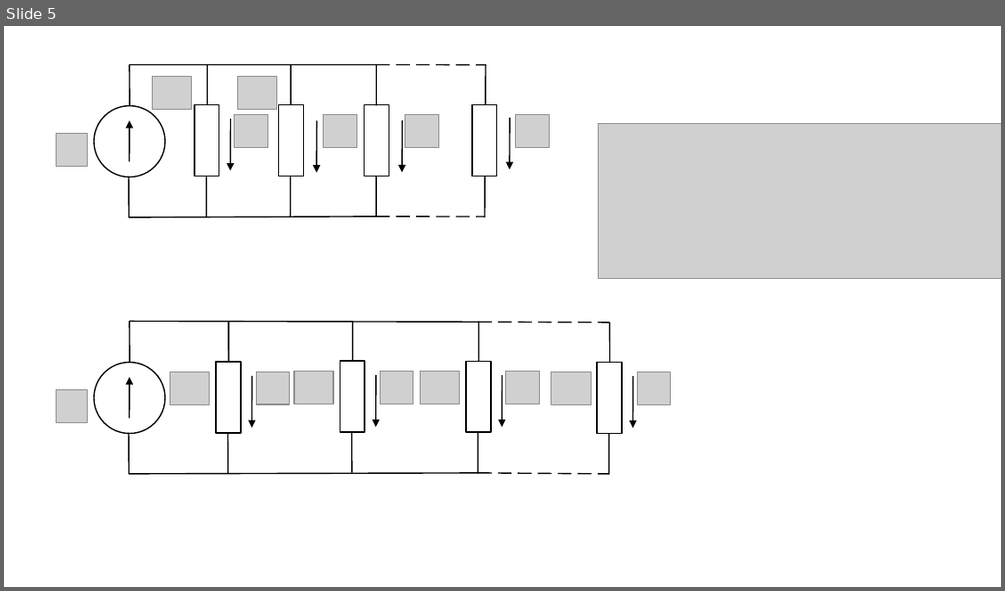
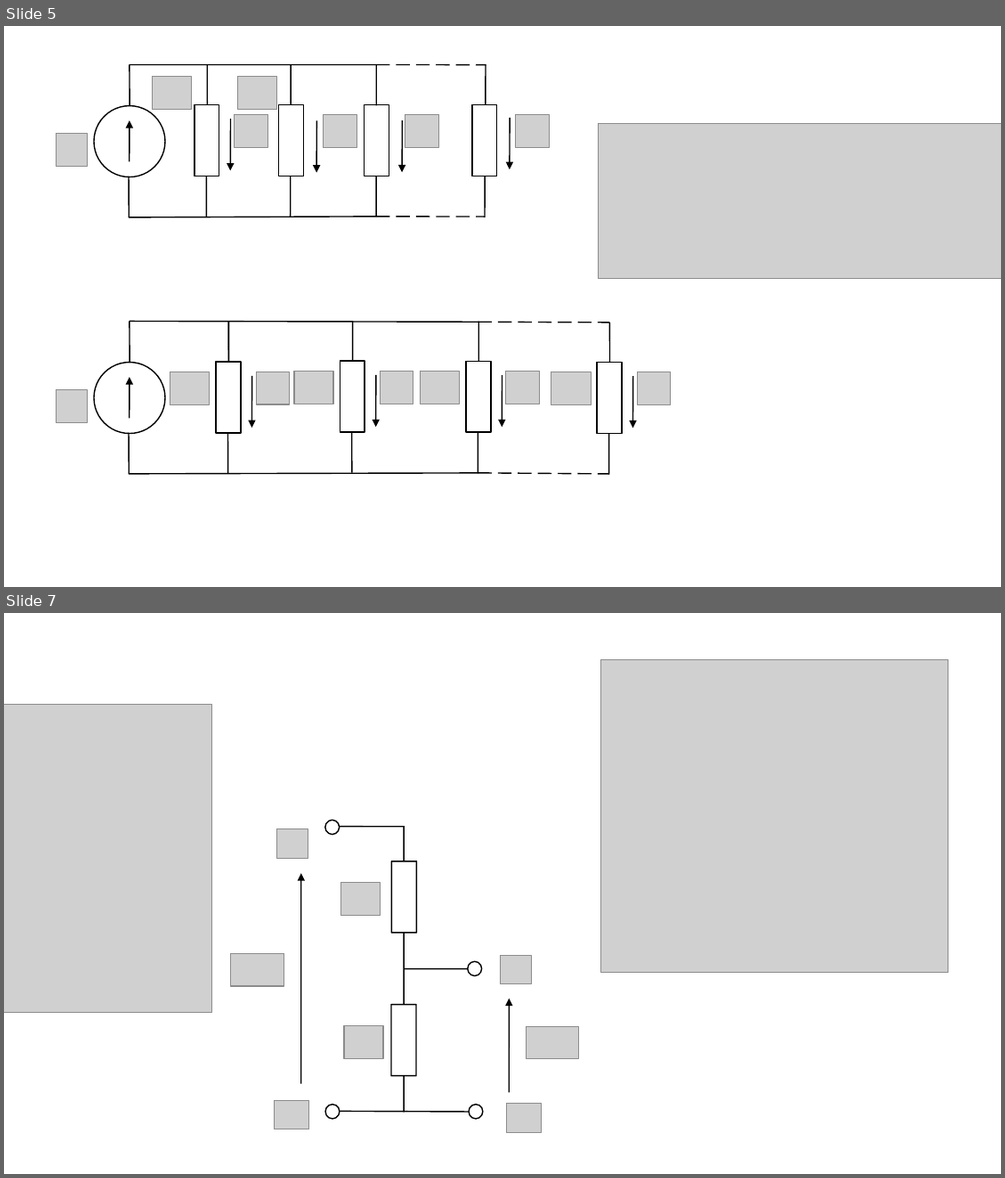
Before and after one commit to Galindo-lab/galindo-site, a slide deck: diagramas.odp. Shown one above the other, each under a label of ours: slide 5 before the commit, slides 5 and 7 after it; the slides between them are not shown. The pictures are 1005x591 and 1005x1178 pixels, drawn with LibreOffice and Linux fonts; fonts in the diff are those of the drawing; grey boxes stand for pictures. Boxes give left, top, right and bottom in pixels: in the first picture for what was removed or moved away, otherwise in the second. Text is boxed around its words. In the diff, an @@ line names an element or a change of style, - is before the commit and + after.

```diff
--- a/diagramas.odp
+++ b/diagramas.odp
@@ slide 7 added at (x1=4, y1=613, x2=1001, y2=1174), background #FFFFFF @@
@@ picture added at (x1=601, y1=659, x2=948, y2=972) @@
@@ picture added at (x1=4, y1=705, x2=212, y2=1013) @@
@@ ellipse added at (x1=325, y1=820, x2=340, y2=835), fill #FFFFFF, outline #000000 0.99 pt @@
@@ picture added at (x1=277, y1=829, x2=307, y2=858) @@
@@ line added from (333, 827) to (404, 827), #000000 0.99 pt @@
@@ line added from (404, 827) to (404, 1112), #000000 0.99 pt @@
@@ arrow added from (301, 1083) to (301, 874), #000000 0.99 pt @@
@@ freeform shape added at (x1=391, y1=860, x2=417, y2=933), fill #000000 @@
@@ freeform shape added at (x1=392, y1=860, x2=417, y2=933), fill #FFFFFF @@
@@ picture added at (x1=341, y1=883, x2=380, y2=915) @@
@@ freeform shape added at (x1=430, y1=882, x2=469, y2=914), fill #FFFFFF @@
@@ picture added at (x1=231, y1=953, x2=284, y2=986) @@
@@ picture added at (x1=501, y1=955, x2=532, y2=984) @@
@@ line added from (404, 968) to (468, 968), #000000 0.99 pt @@
@@ ellipse added at (x1=468, y1=961, x2=483, y2=976), fill #FFFFFF, outline #000000 0.99 pt @@
@@ freeform shape added at (x1=390, y1=1004, x2=416, y2=1076), fill #000000 @@
@@ freeform shape added at (x1=391, y1=1005, x2=416, y2=1076), fill #FFFFFF @@
@@ arrow added from (509, 1093) to (509, 998), #000000 0.99 pt @@
@@ picture added at (x1=344, y1=1026, x2=383, y2=1059) @@
@@ picture added at (x1=526, y1=1026, x2=578, y2=1059) @@
@@ picture added at (x1=275, y1=1101, x2=309, y2=1129) @@
@@ ellipse added at (x1=325, y1=1104, x2=340, y2=1119), fill #FFFFFF, outline #000000 0.99 pt @@
@@ line added from (333, 1111) to (469, 1111), #000000 0.99 pt @@
@@ ellipse added at (x1=469, y1=1104, x2=484, y2=1119), fill #FFFFFF, outline #000000 0.99 pt @@
@@ picture added at (x1=506, y1=1103, x2=541, y2=1132) @@
```
Also in this commit, not shown: 1 slide removed, 47 other files.
